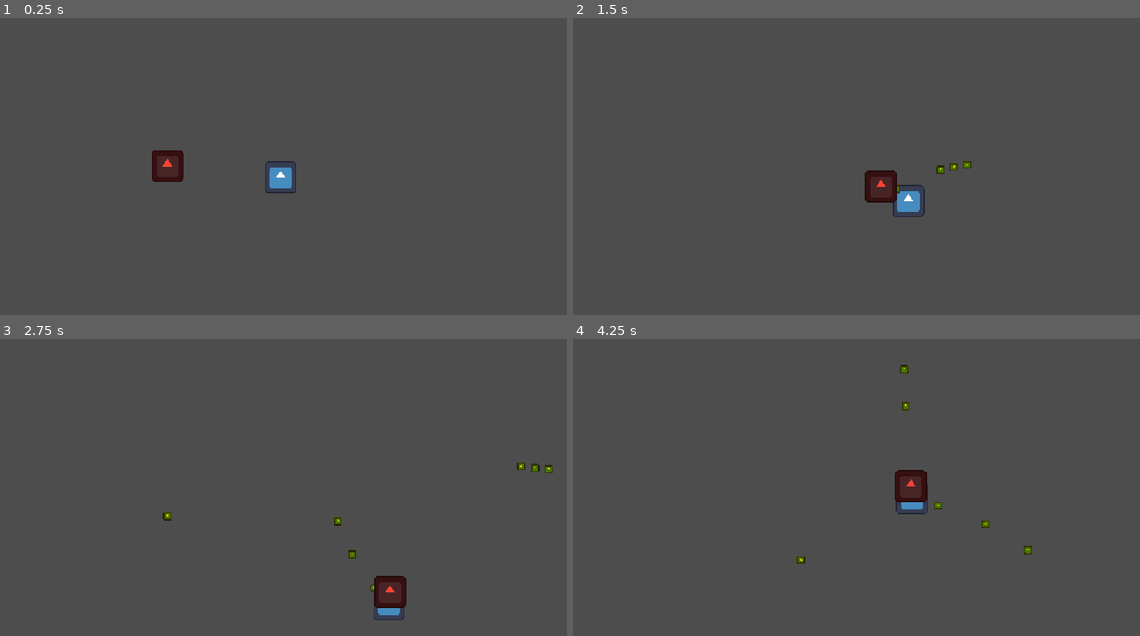
Above: before the commit, frames 1-4 (two rows, left to right).
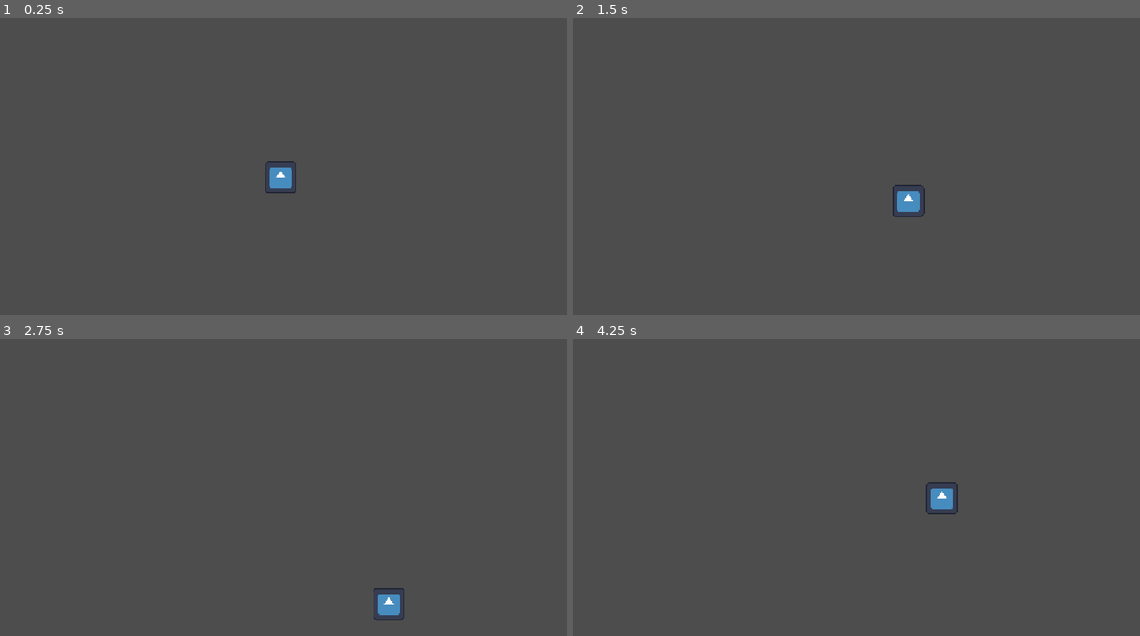
Above: after the commit, the same moments.

Repository: zt1ier/bullet-heuh
Game: Godot game, scene res://main.tscn
Same seed, same stepped clock (60 frames per second), same inputs: the game is played once before the commit and once after it. The engine's default icon, where the game draws it, is replaced by a stand-in: a white triangle on a blue panel in a dark square.
Inputs (mouse positions are in pixels of both pictures, inside the frame that each line leads up to):
- Up to frame 1 (0.25 s): no input
- Up to frame 2 (1.5 s): move the mouse to (981, 163) at 0.52 s; hold D (move_right) 0.53-1.28 s; hold Space (attack) 0.53-1.28 s; move the mouse to (737, 196) at 1.27 s; hold S (move_down) from 1.28 s (still down); tap Space (attack) at 1.35 s
- Up to frame 3 (2.75 s): move the mouse to (340, 428) at 2.02 s; release S (move_down) at 2.03 s; hold D (move_right) from 2.03 s (still down); hold Space (attack) from 2.03 s (still down)
- Up to frame 4 (4.25 s): move the mouse to (822, 564) at 2.77 s; release D (move_right) at 2.78 s; release Space (attack) at 2.78 s; hold W (move_up) 2.78-3.53 s; tap Space (attack) at 2.85 s; move the mouse to (1026, 546) at 3.52 s; hold A (move_left) from 3.53 s (still down); hold Space (attack) from 3.53 s (still down)

The runs differ from the first frame. In frame 1, 0.6% of the frame differs, in the area x 26-33%, y 44-56%; in frame 2, 0.7%; in frame 3, 0.9%; in frame 4, 1.3%, in the area x 39-81%, y 8-76%.

Commit message:
Hitbox hurtbox v2
Bad

Diff:
--- a/bullet-what/components/hitbox/hitbox.gd
+++ b/bullet-what/components/hitbox/hitbox.gd
@@ -10,9 +10,12 @@
 
 
 func _ready() -> void:
-	if not is_connected("area_entered", Callable(self, "")):
-		connect("area_entered", Callable(self, ""))
+	if not is_connected("area_entered", Callable(self, "_on_area_entered")):
+		connect("area_entered", Callable(self, "_on_area_entered"))
+
+	if is_connected("area_entered", Callable(self, "_on_area_entered")):
+		print("%s hitbox init" % actor.name)
 
 
-func _on_area_entered(hitbox: Hurtbox) -> void:
-	pass
+func _on_area_entered(hurtbox: Hurtbox) -> void:
+	actor.call_deferred("queue_free")
--- a/bullet-what/components/hitbox/hitbox.tscn
+++ b/bullet-what/components/hitbox/hitbox.tscn
@@ -3,6 +3,8 @@
 [ext_resource type="Script" uid="uid://dsfdpynq2y8bv" path="res://components/hitbox/hitbox.gd" id="1_2y4qk"]
 
 [node name="Hitbox" type="Area2D"]
+collision_layer = 32
+collision_mask = 16
 script = ExtResource("1_2y4qk")
 
 [connection signal="area_entered" from="." to="." method="_on_area_entered"]
--- a/bullet-what/components/hurtbox/hurtbox.gd
+++ b/bullet-what/components/hurtbox/hurtbox.gd
@@ -10,9 +10,12 @@
 
 
 func _ready() -> void:
-	if not is_connected("area_entered", Callable(self, "")):
-		connect("area_entered", Callable(self, ""))
+	if not is_connected("area_entered", Callable(self, "_on_area_entered")):
+		connect("area_entered", Callable(self, "_on_area_entered"))
+
+	if is_connected("area_entered", Callable(self, "_on_area_entered")):
+		print("%s hurtbox init" % actor.name)
 
 
 func _on_area_entered(hitbox: Hitbox) -> void:
-	pass
+	actor.take_damage(hitbox.actor.damage)
--- a/bullet-what/scenes/entities/enemies/enemy.tscn
+++ b/bullet-what/scenes/entities/enemies/enemy.tscn
@@ -1,19 +1,43 @@
-[gd_scene load_steps=4 format=3 uid="uid://rr58ryn7kgp0"]
+[gd_scene load_steps=8 format=3 uid="uid://rr58ryn7kgp0"]
 
 [ext_resource type="Texture2D" uid="uid://dhuli1yhspq64" path="res://assets/icon.svg" id="1_7p1mj"]
 [ext_resource type="Script" uid="uid://bqdofd5f3lcuc" path="res://scripts/enemy.gd" id="1_md0e3"]
+[ext_resource type="PackedScene" uid="uid://dc1h1qeanh27b" path="res://components/hurtbox/hurtbox.tscn" id="3_c8ylr"]
+[ext_resource type="PackedScene" uid="uid://cogn6oaj8fduw" path="res://components/hitbox/hitbox.tscn" id="3_pm80n"]
+
+[sub_resource type="RectangleShape2D" id="RectangleShape2D_pm80n"]
+size = Vector2(66, 66)
+
+[sub_resource type="RectangleShape2D" id="RectangleShape2D_gflvi"]
+size = Vector2(66, 66)
 
 [sub_resource type="RectangleShape2D" id="RectangleShape2D_md0e3"]
 size = Vector2(64, 24)
 
 [node name="Enemy" type="CharacterBody2D" groups=["Enemies"]]
+collision_layer = 4
+collision_mask = 5
 script = ExtResource("1_md0e3")
+health = 10
+damage = 1
 
-[node name="CollisionShape2D" type="CollisionShape2D" parent="."]
+[node name="Hurtbox" parent="." node_paths=PackedStringArray("actor") instance=ExtResource("3_c8ylr")]
+actor = NodePath("..")
+
+[node name="CollisionShape2D" type="CollisionShape2D" parent="Hurtbox"]
+shape = SubResource("RectangleShape2D_pm80n")
+
+[node name="Hitbox" parent="." node_paths=PackedStringArray("actor") instance=ExtResource("3_pm80n")]
+actor = NodePath("..")
+
+[node name="CollisionShape2D" type="CollisionShape2D" parent="Hitbox"]
+shape = SubResource("RectangleShape2D_gflvi")
+
+[node name="PhysicsCollision" type="CollisionShape2D" parent="."]
 position = Vector2(0, 20)
 shape = SubResource("RectangleShape2D_md0e3")
 
-[node name="Sprite2D" type="Sprite2D" parent="."]
+[node name="Sprite" type="Sprite2D" parent="."]
 modulate = Color(1, 0.264747, 0.205037, 1)
 scale = Vector2(0.5, 0.5)
 texture = ExtResource("1_7p1mj")
--- a/bullet-what/scenes/entities/entity.gd
+++ b/bullet-what/scenes/entities/entity.gd
@@ -5,3 +5,20 @@
 @export var health: int
 @export var movement_speed: float = 300.0
 @export var fire_rate: float = 0.25
+@export var damage: int
+
+
+func _handle_movement() -> void:
+	pass
+
+
+func take_damage(amount: int) -> void:
+	print("%s health: %d -> %d" % [name, health, health - amount])
+	health -= amount
+	if health <= 0:
+		die()
+
+
+func die() -> void:
+	set_physics_process(false)
+	print("%s died" % [name])
--- a/bullet-what/scenes/entities/player/player.tscn
+++ b/bullet-what/scenes/entities/player/player.tscn
@@ -1,21 +1,33 @@
-[gd_scene load_steps=5 format=3 uid="uid://cpun122f3vxoh"]
+[gd_scene load_steps=7 format=3 uid="uid://cpun122f3vxoh"]
 
 [ext_resource type="Script" uid="uid://cria54p5bypgp" path="res://scripts/player.gd" id="1_58kc7"]
 [ext_resource type="PackedScene" uid="uid://dgwfr5xruxfsx" path="res://scenes/projectiles/projectile.tscn" id="2_nh4ur"]
 [ext_resource type="Texture2D" uid="uid://dhuli1yhspq64" path="res://assets/icon.svg" id="3_bjvvg"]
+[ext_resource type="PackedScene" uid="uid://dc1h1qeanh27b" path="res://components/hurtbox/hurtbox.tscn" id="4_nh4ur"]
+
+[sub_resource type="RectangleShape2D" id="RectangleShape2D_bjvvg"]
+size = Vector2(66, 66)
 
 [sub_resource type="RectangleShape2D" id="RectangleShape2D_3vyb7"]
 size = Vector2(64, 24)
 
 [node name="Player" type="CharacterBody2D" groups=["Player"]]
-collision_mask = 12
+collision_mask = 4
 script = ExtResource("1_58kc7")
 projectile_scene = ExtResource("2_nh4ur")
+health = 10
+damage = 1
 
-[node name="CollisionShape2D" type="CollisionShape2D" parent="."]
+[node name="Hurtbox" parent="." node_paths=PackedStringArray("actor") instance=ExtResource("4_nh4ur")]
+actor = NodePath("..")
+
+[node name="CollisionShape2D" type="CollisionShape2D" parent="Hurtbox"]
+shape = SubResource("RectangleShape2D_bjvvg")
+
+[node name="PhysicsCollision" type="CollisionShape2D" parent="."]
 position = Vector2(0, 20)
 shape = SubResource("RectangleShape2D_3vyb7")
 
-[node name="Sprite2D" type="Sprite2D" parent="."]
+[node name="Sprite" type="Sprite2D" parent="."]
 scale = Vector2(0.5, 0.5)
 texture = ExtResource("3_bjvvg")
--- a/bullet-what/scenes/projectiles/projectile.tscn
+++ b/bullet-what/scenes/projectiles/projectile.tscn
@@ -1,7 +1,11 @@
-[gd_scene load_steps=4 format=3 uid="uid://dgwfr5xruxfsx"]
+[gd_scene load_steps=6 format=3 uid="uid://dgwfr5xruxfsx"]
 
 [ext_resource type="Texture2D" uid="uid://dhuli1yhspq64" path="res://assets/icon.svg" id="1_dtkph"]
 [ext_resource type="Script" uid="uid://ddtbhi6npeu3r" path="res://scripts/projectiles/projectile.gd" id="1_wndne"]
+[ext_resource type="PackedScene" uid="uid://cogn6oaj8fduw" path="res://components/hitbox/hitbox.tscn" id="2_l3el7"]
+
+[sub_resource type="RectangleShape2D" id="RectangleShape2D_oc4rm"]
+size = Vector2(16, 16)
 
 [sub_resource type="RectangleShape2D" id="RectangleShape2D_wndne"]
 size = Vector2(16, 16)
@@ -10,11 +14,19 @@
 collision_layer = 2
 collision_mask = 0
 script = ExtResource("1_wndne")
+movement_speed = 225.0
+fire_rate = 0.0
 
-[node name="CollisionShape2D" type="CollisionShape2D" parent="."]
+[node name="Hitbox" parent="." instance=ExtResource("2_l3el7")]
+
+[node name="CollisionShape2D" type="CollisionShape2D" parent="Hitbox"]
+shape = SubResource("RectangleShape2D_oc4rm")
+
+[node name="PhysicsCollision (disabled)" type="CollisionShape2D" parent="."]
 shape = SubResource("RectangleShape2D_wndne")
+disabled = true
 
-[node name="Sprite2D" type="Sprite2D" parent="."]
+[node name="Sprite" type="Sprite2D" parent="."]
 modulate = Color(1, 0.843137, 0, 1)
 scale = Vector2(0.125, 0.125)
 texture = ExtResource("1_dtkph")
--- a/bullet-what/scripts/player.gd
+++ b/bullet-what/scripts/player.gd
@@ -75,6 +75,7 @@
 	var projectile := projectile_scene.instantiate() as Projectile
 	projectile.direction = -(global_position - get_global_mouse_position()).normalized()
 	projectile.global_position = global_position
+	projectile.damage = damage
 	add_sibling(projectile)
 
 	time_since_attack = 0
--- a/bullet-what/scripts/projectiles/projectile.gd
+++ b/bullet-what/scripts/projectiles/projectile.gd
@@ -1,18 +1,10 @@
 class_name Projectile
-extends CharacterBody2D
+extends Entity
 
 
-@export var proj_speed: float = 250.0
-
-
-var speed: float
 var direction: Vector2
 
 
-func _ready() -> void:
-	speed = proj_speed
-
-
 func _physics_process(delta: float) -> void:
-	velocity = direction * speed
+	velocity = direction * movement_speed
 	move_and_slide()
